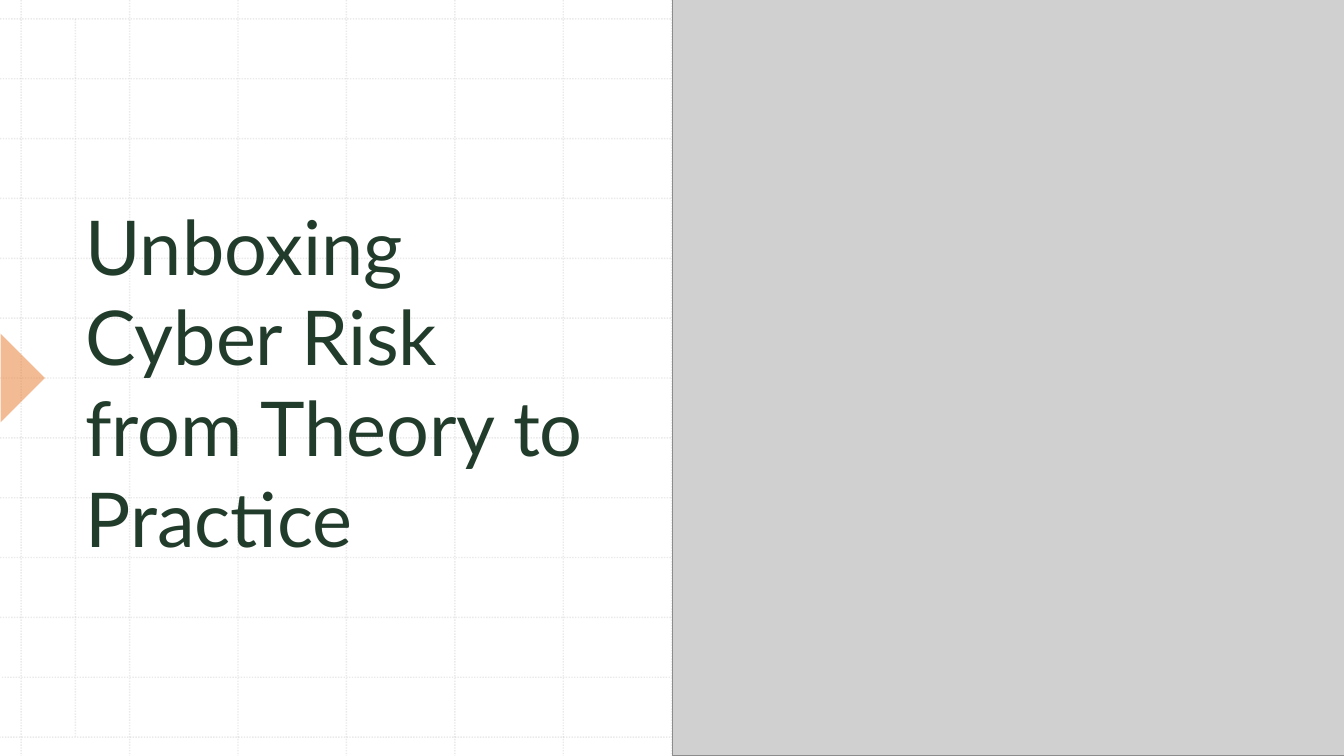
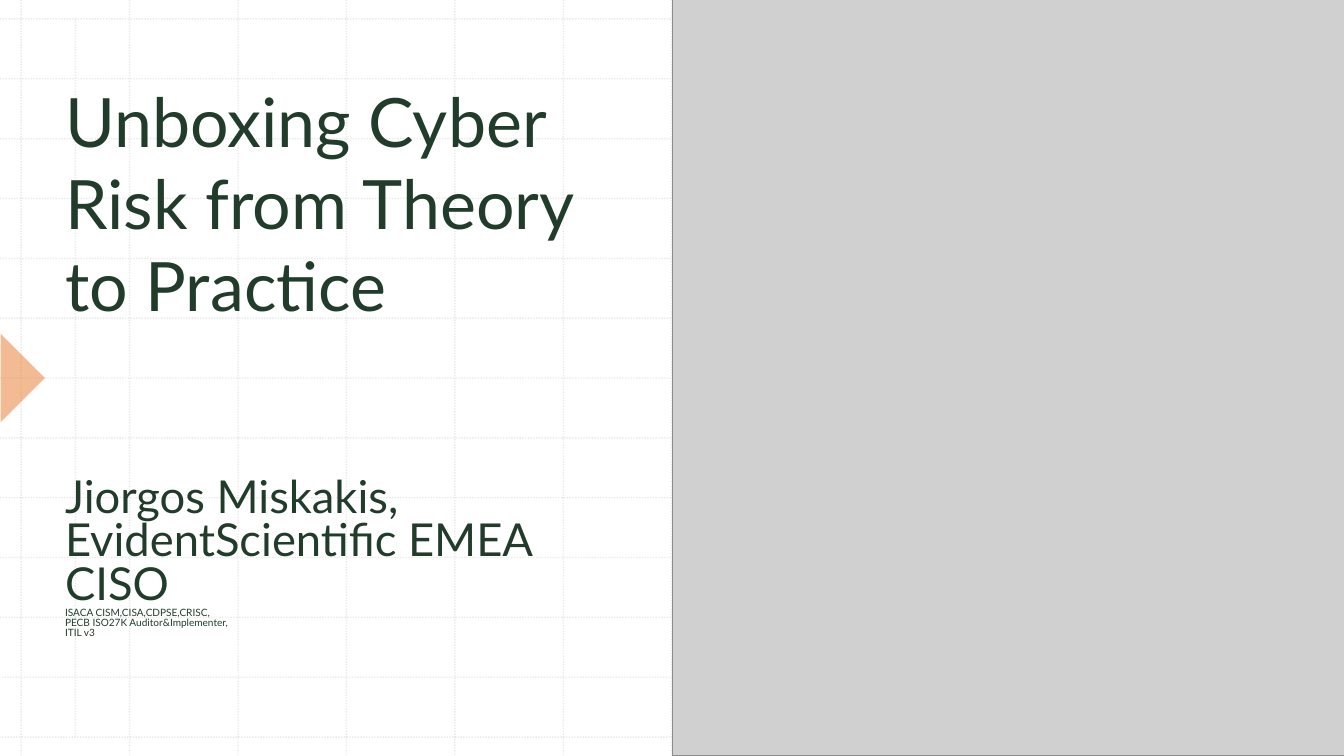
Before and after one commit to misge-dotcom/LSZ_2025, a slide deck: slide 1 of Cyber Risk from Theory to Practice LSZ2025.pptx. Drawn at 1344x756 pixels with LibreOffice and Linux fonts; fonts in the diff are those of the drawing; grey boxes stand for pictures. Boxes give left, top, right and bottom in pixels: in the first picture for what was removed or moved away, otherwise in the second. Text is boxed around its words. In the diff, an @@ line names an element or a change of style, - is before the commit and + after.

```diff
--- a/Cyber Risk from Theory to Practice LSZ2025.pptx
+++ b/Cyber Risk from Theory to Practice LSZ2025.pptx
@@ title "Unboxing Cyber Risk from Theory ...": place and size @@
-title "Unboxing Cyber Risk from Theory ..." at bbox=[86, 219, 583, 548]
+title "Unboxing Cyber Risk from Theory ..." at bbox=[66, 97, 575, 312]
@@ title "Unboxing Cyber Risk from Theory ..." at bbox=[66, 97, 575, 312]: size 54 to 48.6 pt @@
@@ text added at bbox=[65, 479, 533, 636], 7.2 pt, text #223C2B @@
+Jiorgos Miskakis, EvidentScientific EMEA CISO
+ISACA CISM,CISA,CDPSE,CRISC,
+PECB ISO27K Auditor&Implementer,
+ITIL v3
```
Also in this commit, not shown: 3 other slides changed, 1 slide removed.
